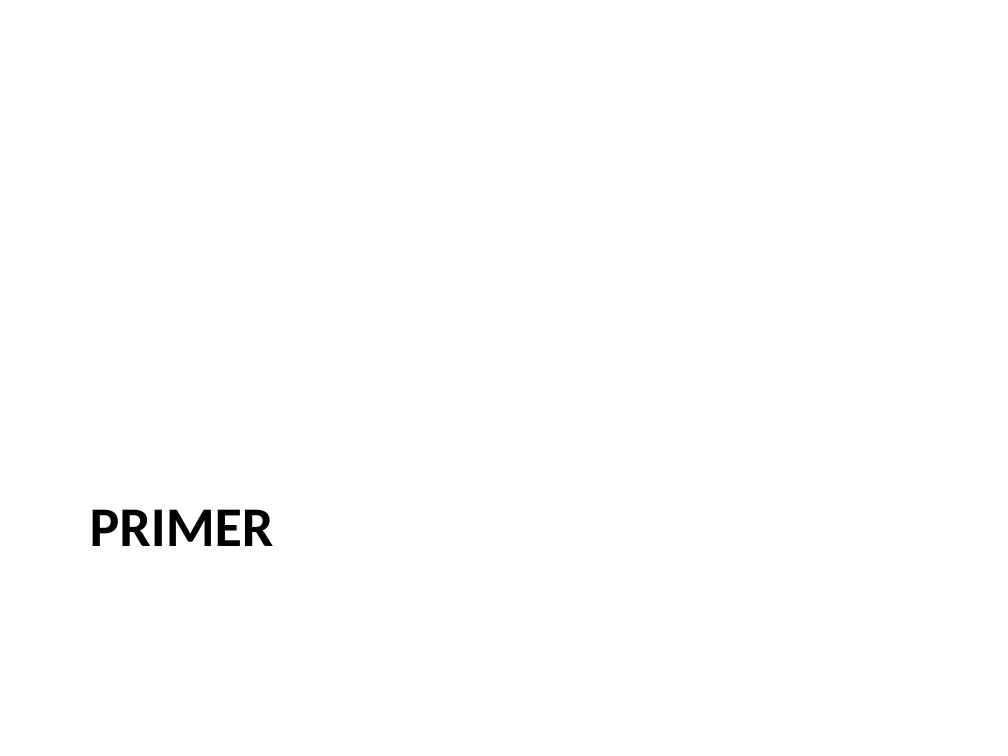
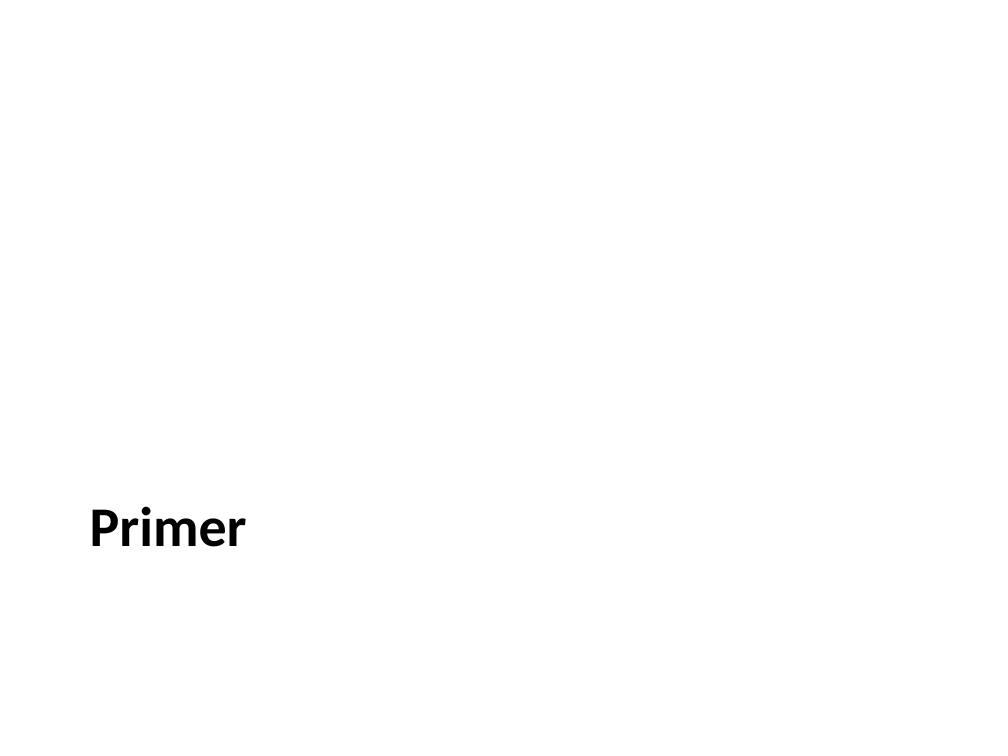
Before and after one commit to mazzas/School, a slide deck: slide 2 of SE4910/Project/Neural Network Toolbox.ppt. Drawn at 1008x756 pixels with LibreOffice and Linux fonts; fonts in the diff are those of the drawing. Boxes give left, top, right and bottom in pixels: in the first picture for what was removed or moved away, otherwise in the second. Text is boxed around its words. In the diff, an @@ line names an element or a change of style, - is before the commit and + after.

```diff
--- a/SE4910/Project/Neural Network Toolbox.ppt
+++ b/SE4910/Project/Neural Network Toolbox.ppt
@@ title at (x1=90, y1=506, x2=247, y2=547): text changed @@
-PRIMER
+Primer
```
Also in this commit, not shown: 6 other slides changed, 3 slides added, 3 slides removed.
